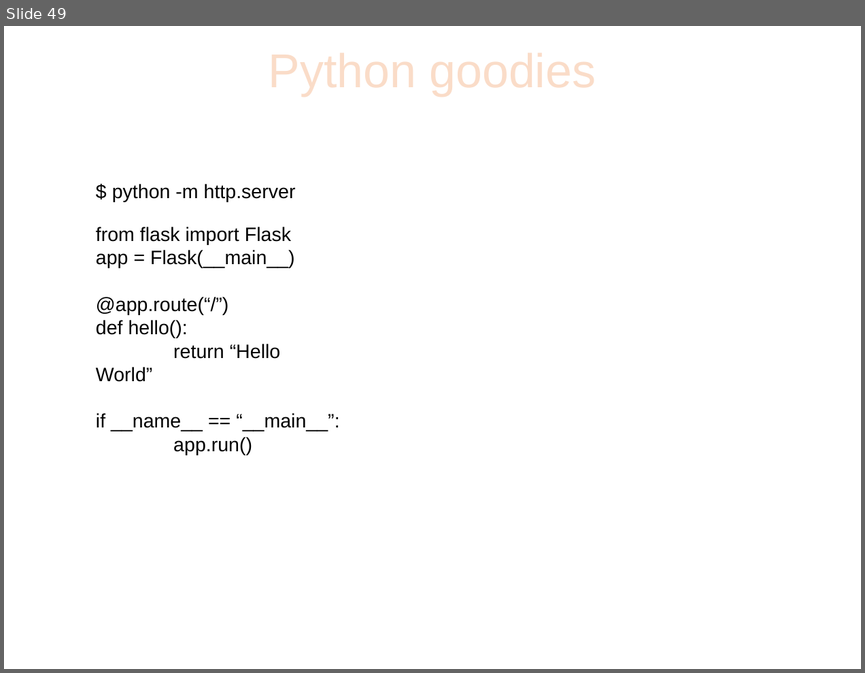
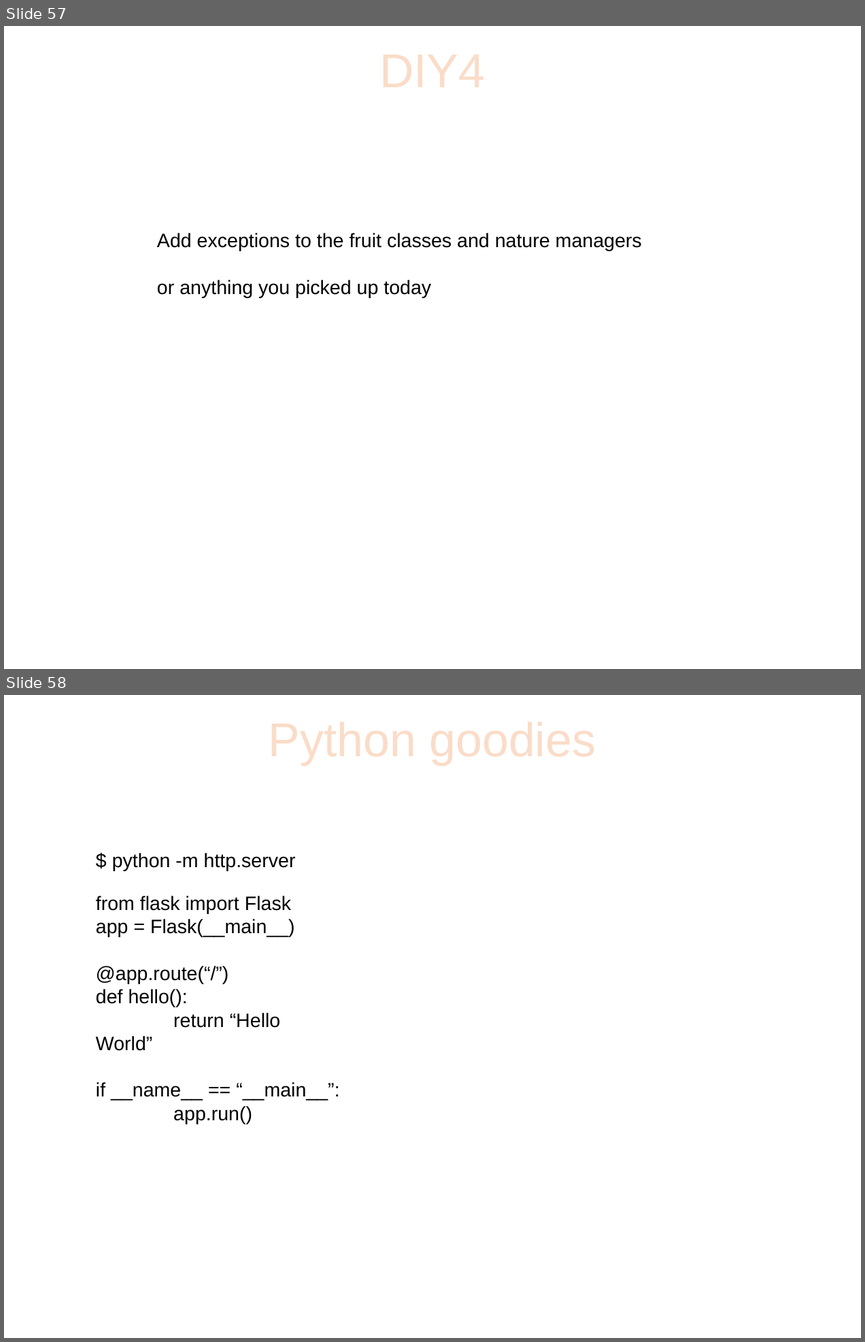
Before and after one commit to sphaero/workshops, a slide deck: PythonFu/presentation.odp. Shown one above the other, each under a label of ours: slide 49 before the commit, slides 57 and 58 after it. The pictures are 865x673 and 865x1342 pixels, drawn with LibreOffice and Linux fonts; fonts in the diff are those of the drawing; background and template pictures are left out. Boxes give left, top, right and bottom in pixels: in the first picture for what was removed or moved away, otherwise in the second. Text is boxed around its words. In the diff, an @@ line names an element or a change of style, - is before the commit and + after.

```diff
--- a/PythonFu/presentation.odp
+++ b/PythonFu/presentation.odp
@@ slide 57 added at box(4, 26, 861, 669), background picture (left out) @@
@@ title added at box(47, 32, 818, 106), 44 pt, text #FADCC8 @@
+DIY4
@@ text added at box(157, 233, 642, 297), 18 pt, text #000000 @@
+Add exceptions to the fruit classes and nature managers
+or anything you picked up today
@@ what was slide 49 is now slide 58 @@
```
Also in this commit, not shown: 9 slides changed, 9 other slides added, 1 slide removed, 2 other files.
